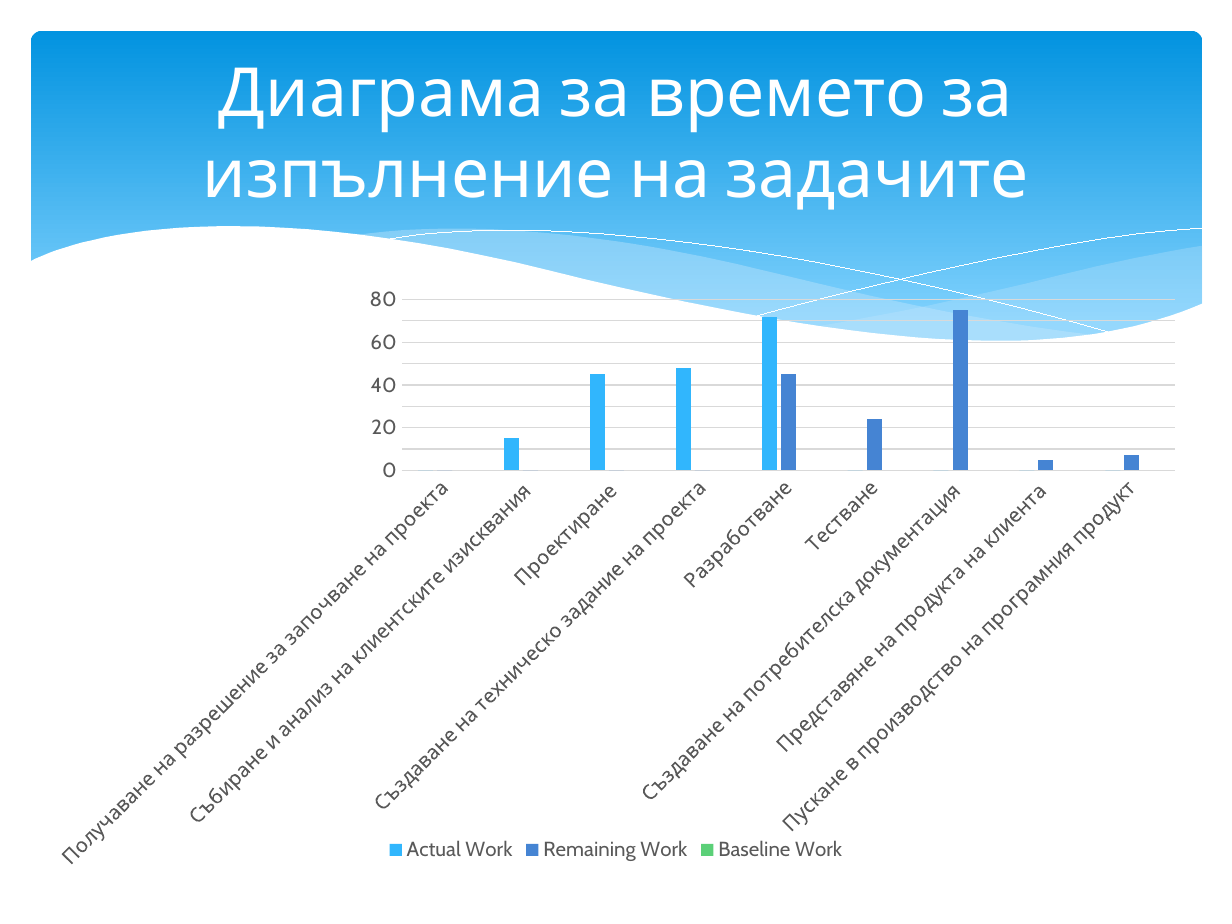
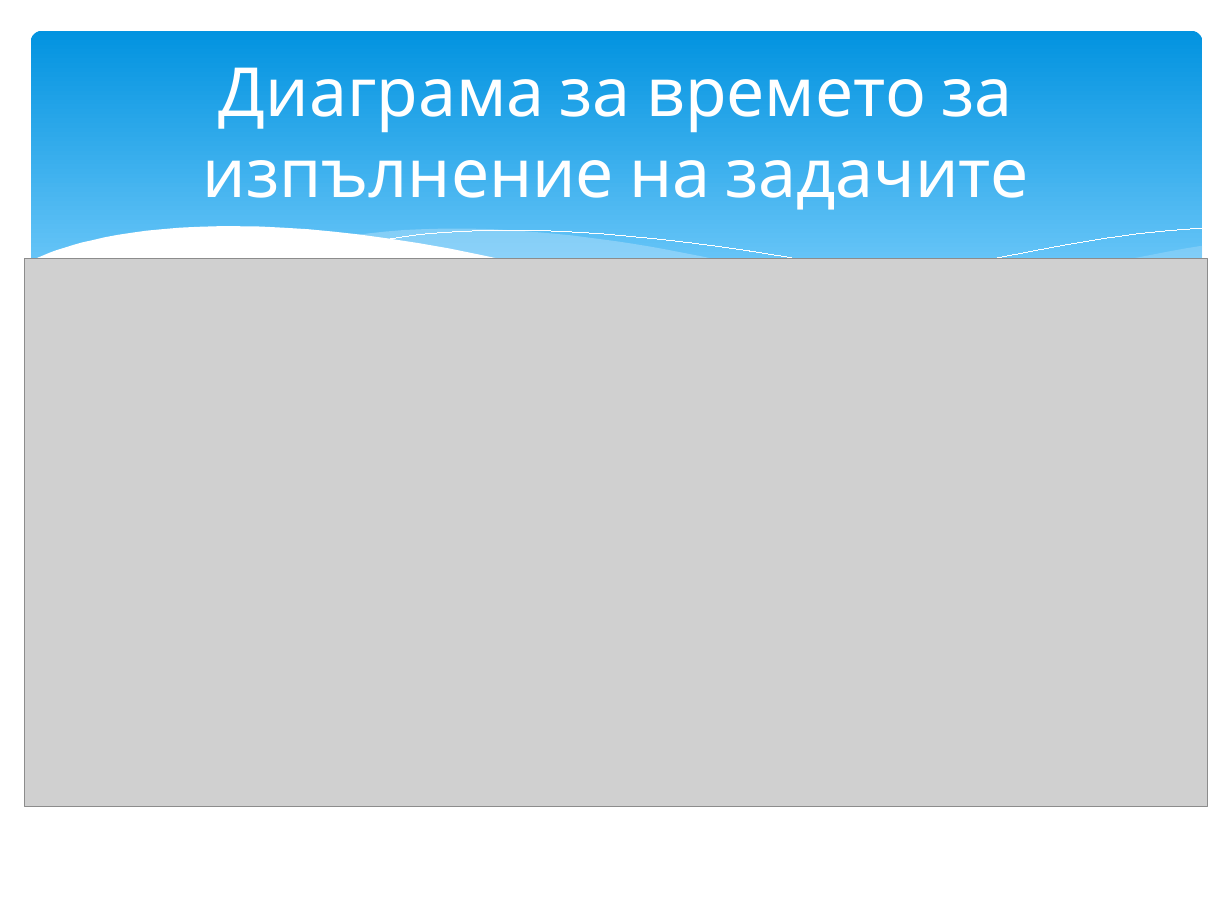
Before and after one commit to stefandbg/SongsCatalogProject, a slide deck: slide 18 of Проект по УСП.pptx. Drawn at 1232x924 pixels with LibreOffice and Linux fonts; fonts in the diff are those of the drawing; grey boxes stand for pictures. Boxes give left, top, right and bottom in pixels: in the first picture for what was removed or moved away, otherwise in the second. Text is boxed around its words. In the diff, an @@ line names an element or a change of style, - is before the commit and + after.

```diff
--- a/Проект по УСП.pptx
+++ b/Проект по УСП.pptx
@@ picture added at (25, 259, 1209, 807) @@
@@ column chart removed at (34, 287, 1199, 869) @@
-categories: Получаване на разрешение за започване на проекта, Събиране и анализ на клиентските изисквания , Проектиране , Създаване на техническо задание на проекта, Разработване, Тестване, Създаване на потребителска документация , Представяне на продукта на клиента , Пускане в производство на програмния продукт
-Actual Work: 0, 15, 45, 48, 72, 0, 0, 0, 0
-Remaining Work: 0, 0, 0, 0, 45, 24, 75, 5, 7
-Baseline Work: -, -, -, -, -, -, -, -, -
```
Also in this commit, not shown: 7 other slides changed, 1 slide added.
